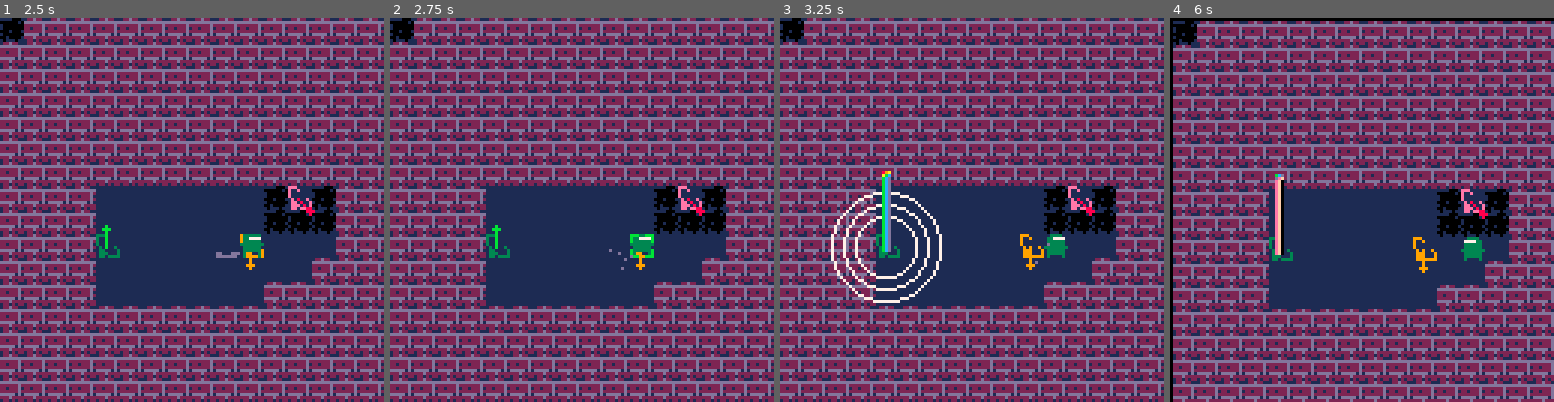
Above: before the commit, frames 1-4 (left to right).
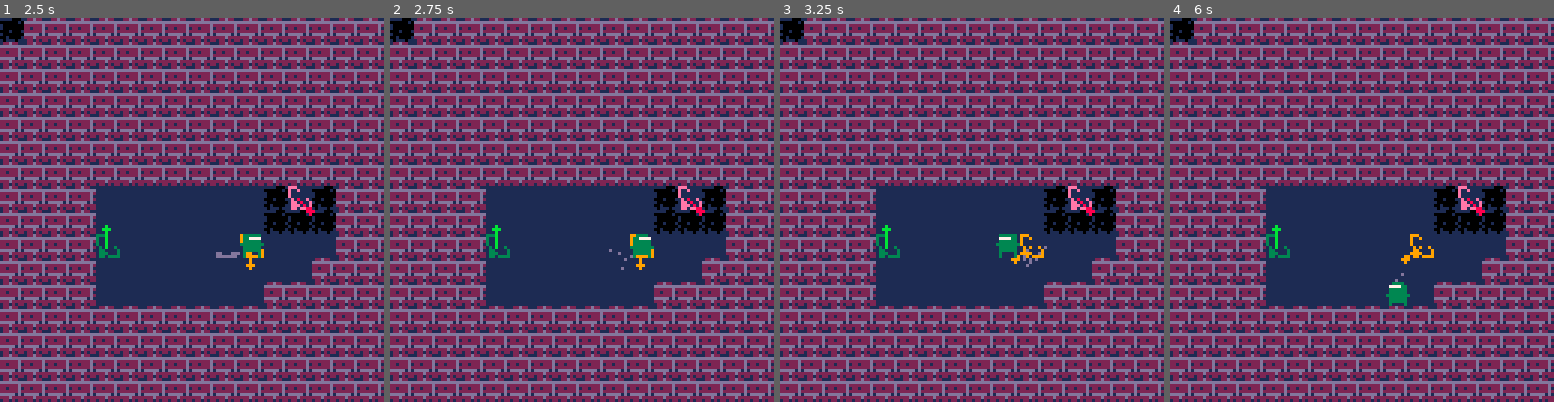
Above: after the commit, the same moments.

Repository: mccolgst/global_game_jam_18
Game: PICO-8 cartridge ggj2018.p8
Same seed, same stepped clock (60 frames per second), same inputs: the game is played once before the commit and once after it.
Inputs:
- Up to frame 1 (2.5 s): tap X (X key) at 0.33, 1.07, 1.85 s; tap O (Z key) at 0.7, 1.7, 2.1 s; hold Right 1.6-2.1 s; hold Up 2.15-2.42 s; hold Right from 2.47 s (still down)
- Up to frame 2 (2.75 s): keep holding Right; tap O (Z key) at 2.5 s
- Up to frame 3 (3.25 s): tap O (Z key) at 2.9 s; tap X (X key) at 2.97 s; release Right at 3.03 s; hold Left from 3.08 s (still down)
- Up to frame 4 (6 s): tap O (Z key) every 0.4 s from 3.3 to 5.7 s; release Left at 3.58 s; hold Down 3.63-3.97 s; hold Right 4.02-4.68 s; tap X (X key) at 4.08, 5.2 s; hold Up 4.73-5.03 s; hold Left 5.08-5.68 s; hold Down from 5.73 s (still down)

Frame 1 is identical in both runs. In frame 2, 0.2% of the frame differs, in the area x 62-69%, y 56-63%; in frame 3, 2.5%; in frame 4, 61%, in the area x 0-100%, y 0-100%.

Commit message:
add music, change control scheme

Diff:
--- a/ggj2018.p8
+++ b/ggj2018.p8
@@ -2,6 +2,7 @@
 version 15
 __lua__
 function _init()
+  music(0)
   t=0
   mode=0
   cam={x=0,y=0,dx=0,dy=0}
@@ -19,8 +20,8 @@
     sprites={1,2,3,4}
   }
   tooltips={
-    {s="z - toggle adjust satellite",x=1,y=3,show=false,activate={x=4,y=9}},
-    {s="<- and -> turn satellite",x=2,y=4,show=false,activate={x=4,y=9}},
+    {s="hold z",x=4,y=3,show=false,activate={x=4,y=9}},
+    {s="<- and -> adjust satellite",x=2,y=4,show=false,activate={x=4,y=9}},
     {s="x - toggle transmission",x=2,y=14,show=false,activate={x=4,y=9}},
   }
   palt(0,false)
@@ -363,10 +364,12 @@
       active_sat.angle-=1/8
       sfx(2)
     end
-
-    if btnp(4) then
+    if not btn(4) then
       choosing_angle=false
     end
+    --if btnp(4) then
+    --  choosing_angle=false
+    --end
   elseif shooting then
     update_shots()
     sfx(0)
@@ -429,8 +432,6 @@
                     player.y+player.dy)
       if can_slide(box.x+player.dx, box.y+player.dy) then
         sfx(3)
-        create_dust_fx(box.x,box.y)
-        create_dust_fx(box.x,box.y)
         box.x+=player.dx
         box.y+=player.dy
         player.x+=player.dx
@@ -441,7 +442,7 @@
     player.dy=0
 
     -- adjusting sats
-    if btnp(4) then
+    if btn(4) then
       active_sat = adjust_sat(player)
       if active_sat then choosing_angle=true end
     end
Not shown, changed: the music (__music__) section of ggj2018.p8
Not shown, changed: the sound effects (__sfx__) section of ggj2018.p8
